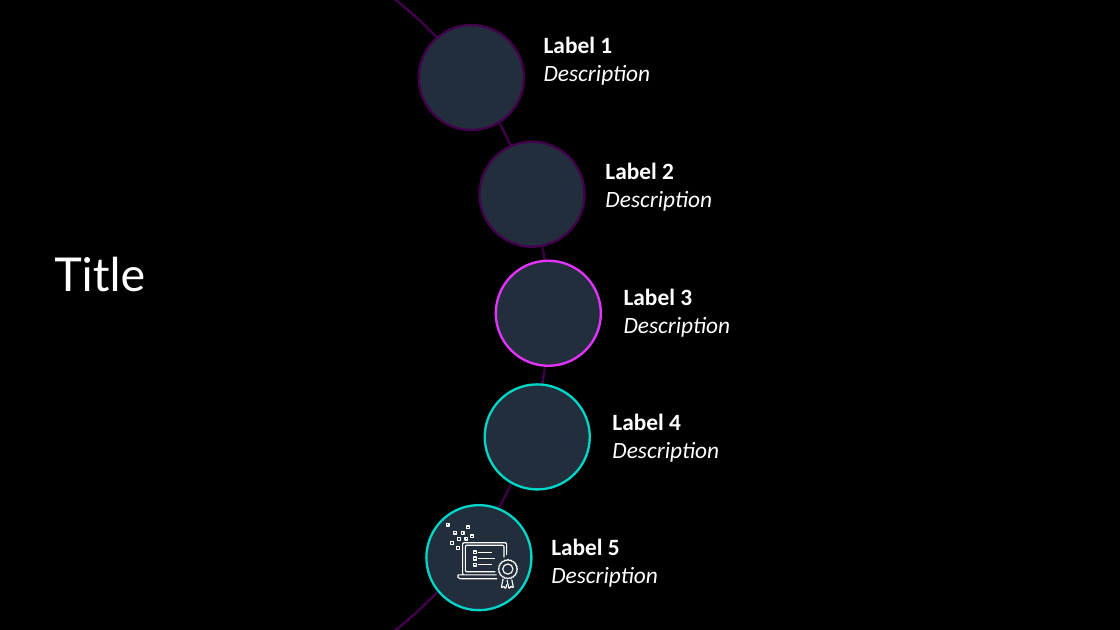
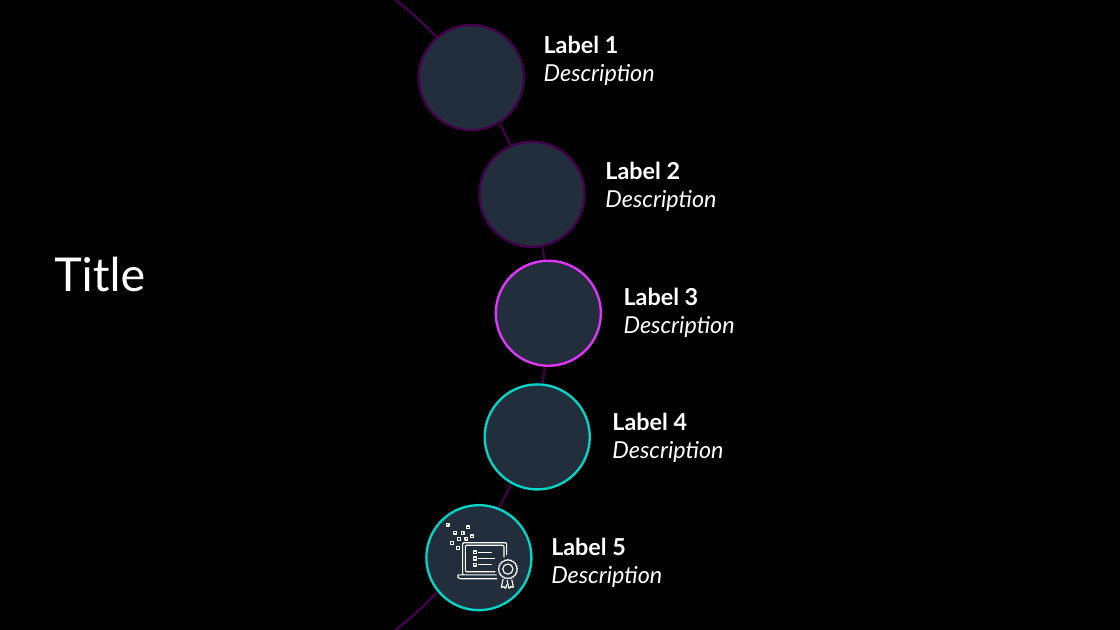
Before and after one commit to aws-samples/sample-spec-driven-presentation-maker, a slide deck: slide 1 of skill/references/examples/patterns.pptx. Drawn at 1120x630 pixels with LibreOffice and Linux fonts; fonts in the diff are those of the drawing. Boxes give left, top, right and bottom in pixels: in the first picture for what was removed or moved away, otherwise in the second. Text is boxed around its words. In the diff, an @@ line names an element or a change of style, - is before the commit and + after.

```diff
--- a/skill/references/examples/patterns.pptx
+++ b/skill/references/examples/patterns.pptx
@@ font Calibri to Lato in 5 elements at box(605, 161, 716, 211), box(624, 287, 735, 337), box(612, 412, 723, 462), box(544, 35, 655, 85), box(551, 537, 662, 587) @@
```
Also in this commit, not shown: 3 other slides changed, 2 slides added, 2 slides removed.
